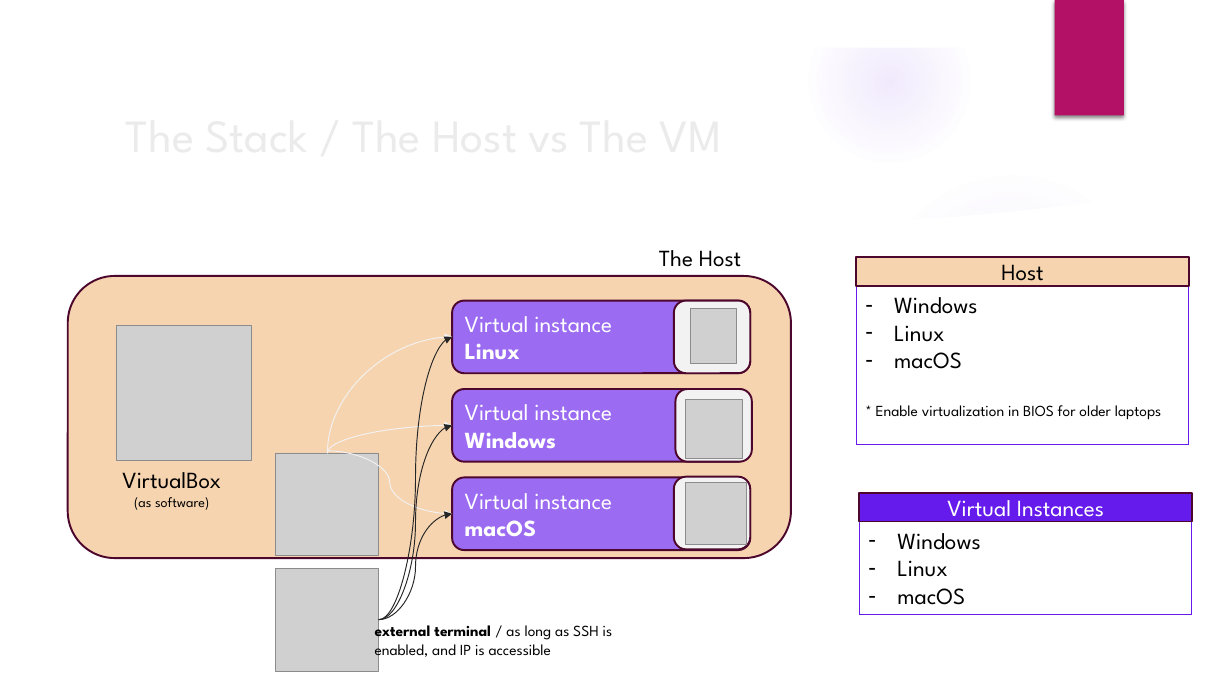
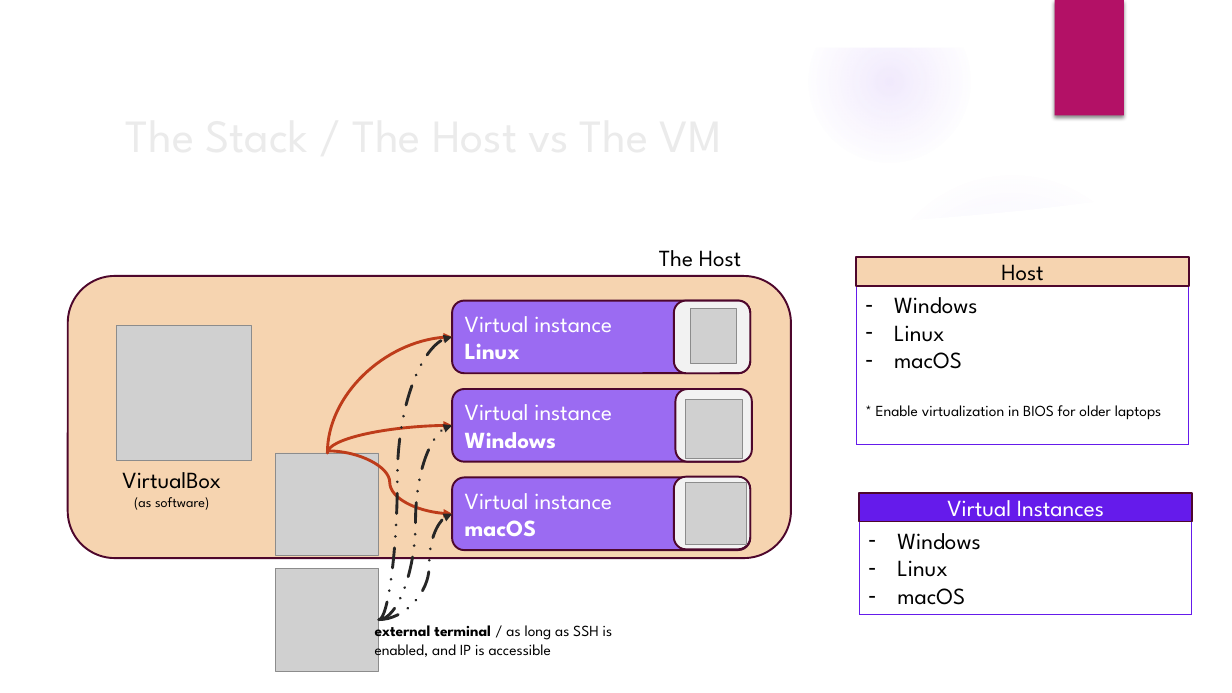
Before and after one commit to vguhesan/devnotes-virtualbox, a slide deck: slide 5 of VirtualBox-for-local-development-v1.pptx. Drawn at 1232x693 pixels with LibreOffice and Linux fonts; fonts in the diff are those of the drawing; grey boxes stand for pictures; background and template pictures are left out. Boxes give left, top, right and bottom in pixels: in the first picture for what was removed or moved away, otherwise in the second. Text is boxed around its words. In the diff, an @@ line names an element or a change of style, - is before the commit and + after.

Commit message:
revised slides.

```diff
--- a/VirtualBox-for-local-development-v1.pptx
+++ b/VirtualBox-for-local-development-v1.pptx
@@ curved arrow (327, 453) - (452, 337): stroke #F2F2F2 0.75 pt to #BE3C1A 2.25 pt @@
@@ curved arrow (379, 620) - (452, 337): stroke #262626 0.75 pt to #262626 2.25 pt dashed; route changed @@
@@ curved arrow (327, 453) - (452, 425): stroke #F2F2F2 0.75 pt to #BE3C1A 2.25 pt @@
@@ curved arrow (379, 620) - (452, 425): stroke #262626 0.75 pt to #262626 2.25 pt dashed @@
@@ curved arrow (327, 451) - (452, 514): stroke #F2F2F2 0.75 pt to #BE3C1A 2.25 pt @@
@@ curved arrow (379, 620) - (452, 514): stroke #262626 0.75 pt to #262626 2.25 pt dashed; route changed @@
```
Also in this commit, not shown: 1 other file.
